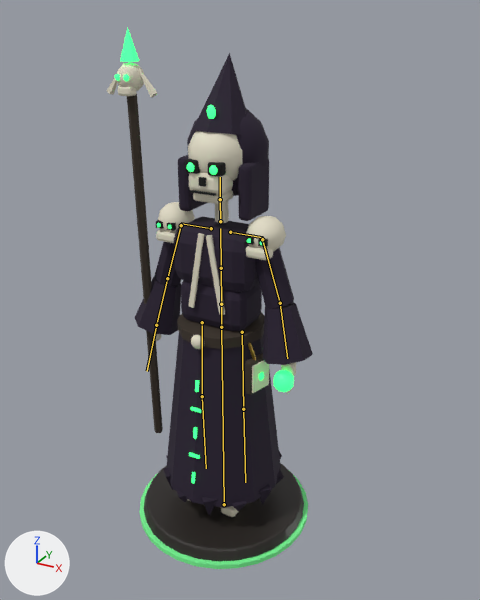
An edit to the glTF model art/export/Undead_Bishop.glb, drawn before and after from the same camera.
Camera for both pictures: a 50 mm camera at (1.44, -2.45, 2.45) aimed at (0.03, 0.12, 1.16). Arrows for +X, +Y and +Z are at lower left; the lights stay in place. The older version comes first. The bones that change, and the others that lie on the model, are drawn over the model as lines.

Names of what the first picture shows: 'Undead_Bishop_Mesh'.
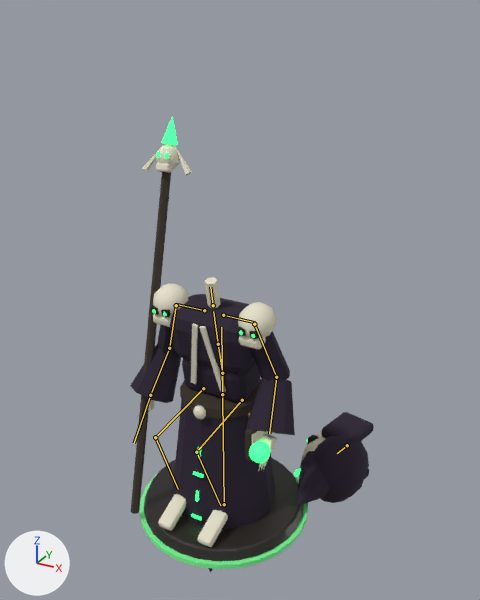
The newer file adds an action. The first version stands in its rest pose; the second is drawn at frame 19 of the action 'Behead'.

The change, as a list of edits to the scene's bpy script:
```text
Change bone_hips:
    where bone_hips = bpy.data.objects['Undead_Bishop'].pose.bones['hips']  # child of 'root'
    bone_hips.location: (0.0, 0.0, 0.0) -> (0.0, -0.37, 0.0)
Change bone_spine:
    where bone_spine = bpy.data.objects['Undead_Bishop'].pose.bones['spine']  # child of 'hips'
    bone_spine.rotation_quaternion: (1.0, 0.0, 0.0, 0.0) -> (0.995, 0.096, 0.0, 0.0)  # degrees (0, 0, 0) -> degrees (11, 0, 0)
Change bone_head:
    where bone_head = bpy.data.objects['Undead_Bishop'].pose.bones['head']  # child of 'neck'
    bone_head.location: (0.0, 0.0, 0.0) -> (0.47, -1.233, -0.447)
    bone_head.rotation_quaternion: (1.0, 0.0, 0.0, 0.0) -> (-0.495, -0.504, 0.593, 0.385)  # degrees (0, 0, 0) -> degrees (102, -12, -90)
Change bone_forearm_l:
    where bone_forearm_l = bpy.data.objects['Undead_Bishop'].pose.bones['forearm.L']  # child of 'upper_arm.L'
    bone_forearm_l.rotation_quaternion: (1.0, 0.0, 0.0, 0.0) -> (0.94, 0.342, 0.0, 0.0)  # degrees (0, 0, 0) -> degrees (40, 0, 0)
Change bone_forearm_r:
    where bone_forearm_r = bpy.data.objects['Undead_Bishop'].pose.bones['forearm.R']  # child of 'upper_arm.R'
    bone_forearm_r.rotation_quaternion: (1.0, 0.0, 0.0, 0.0) -> (0.966, 0.259, 0.0, 0.0)  # degrees (0, 0, 0) -> degrees (30, 0, 0)
Change bone_thigh_l:
    where bone_thigh_l = bpy.data.objects['Undead_Bishop'].pose.bones['thigh.L']  # child of 'hips'
    bone_thigh_l.rotation_quaternion: (1.0, 0.0, 0.0, 0.0) -> (0.737, 0.676, 0.0, 0.0)  # degrees (0, 0, 0) -> degrees (85, 0, 0)
Change bone_shin_l:
    where bone_shin_l = bpy.data.objects['Undead_Bishop'].pose.bones['shin.L']  # child of 'thigh.L'
    bone_shin_l.rotation_quaternion: (1.0, 0.0, 0.0, 0.0) -> (0.609, -0.793, 0.0, 0.0)  # degrees (0, 0, 0) -> degrees (-105, 0, 0)
Change bone_thigh_r:
    where bone_thigh_r = bpy.data.objects['Undead_Bishop'].pose.bones['thigh.R']  # child of 'hips'
    bone_thigh_r.rotation_quaternion: (1.0, 0.0, 0.0, 0.0) -> (0.737, 0.676, 0.0, 0.0)  # degrees (0, 0, 0) -> degrees (85, 0, 0)
Change bone_shin_r:
    where bone_shin_r = bpy.data.objects['Undead_Bishop'].pose.bones['shin.R']  # child of 'thigh.R'
    bone_shin_r.rotation_quaternion: (1.0, 0.0, 0.0, 0.0) -> (0.609, -0.793, 0.0, 0.0)  # degrees (0, 0, 0) -> degrees (-105, 0, 0)
```

What differs and where, as boxes [x1, y1, x2, y2] in the pictures (480 x 600 px):
'Undead_Bishop_Mesh', posed (18% wider, 15% shorter): before [107, 28, 313, 569]; after [130, 116, 374, 573]
bone 'hips', root to tip: before (221, 327) to (221, 306); after (222, 394) to (222, 375)
bone 'spine', root to tip: before (221, 304) to (221, 268); after (222, 373) to (218, 344)
bone 'head', root to tip: before (220, 199) to (220, 177); after (347, 445) to (337, 453)
bone 'forearm.L', root to tip: before (280, 303) to (287, 358); after (276, 377) to (269, 433)
bone 'forearm.R', root to tip: before (167, 278) to (156, 325); after (169, 348) to (150, 395)
bone 'thigh.L', root to tip: before (242, 332) to (243, 409); after (242, 400) to (196, 452)
bone 'shin.L', root to tip: before (243, 409) to (245, 482); after (196, 452) to (220, 505)
bone 'thigh.R', root to tip: before (202, 322) to (202, 396); after (203, 388) to (155, 437)
bone 'shin.R', root to tip: before (202, 396) to (206, 468); after (155, 437) to (178, 489)
